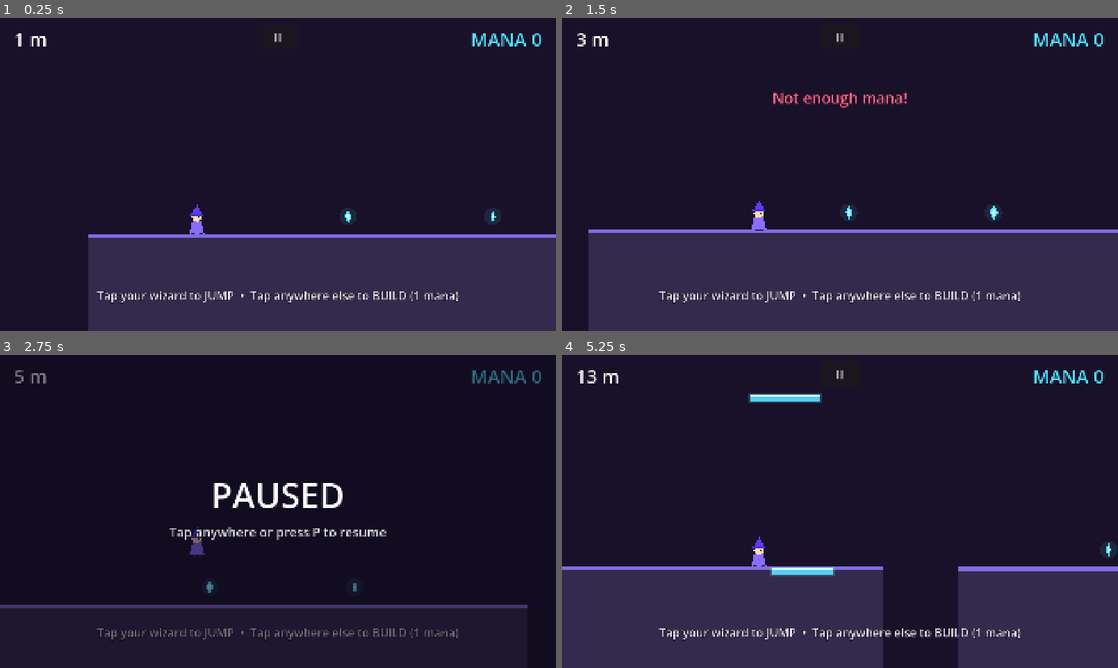
Above: before the commit, frames 1-4 (two rows, left to right).
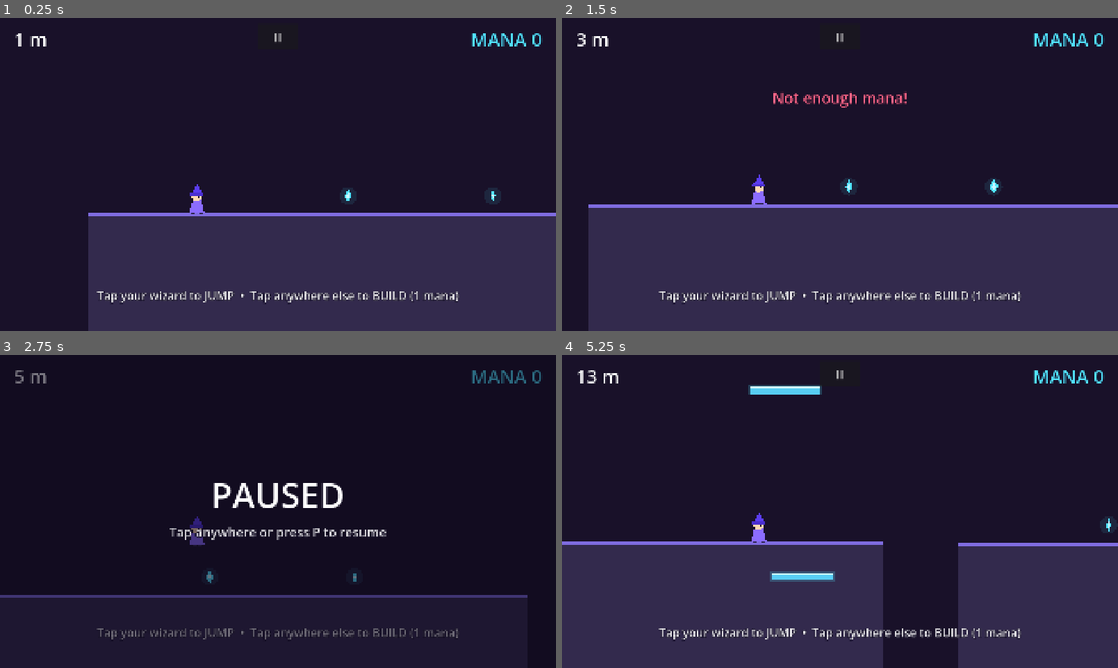
Above: after the commit, the same moments.

Repository: Larper/spellbros_mobile
Game: Godot game, scene res://scenes/main.tscn
The game is run twice, just before and just after one commit, with the same random seed, the same clock (stepped at 60 frames per second) and the same inputs.
Inputs (mouse positions are in pixels of both pictures, inside the frame that each line leads up to):
- Up to frame 1 (0.25 s): no input
- Up to frame 2 (1.5 s): click "II" at 0.5 s; tap Enter at 1.25 s; move the mouse to (962, 158) at 1.27 s; tap P at 1.35 s; click (962, 158) at 1.42 s
- Up to frame 3 (2.75 s): tap Space at 1.52 s; click "II" at 2 s
- Up to frame 4 (5.25 s): tap Enter at 2.75, 4.25, 5 s; move the mouse to (728, 527) at 2.77 s; tap R at 2.85, 5.1 s; click (728, 527) at 2.92 s; tap Space at 3.02 s; click "II" at 3.5 s; move the mouse to (895, 442) at 4.27 s; tap P at 4.35 s; click (895, 442) at 4.42 s; move the mouse to (812, 574) at 5.02 s; click (812, 574) at 5.17 s

The runs differ from the first frame. In frame 1, 6.8% of the frame differs, in the area x 15-100%, y 53-71%; in frame 2, 8.7%; in frame 3, 2.2%; in frame 4, 9.2%, in the area x 0-100%, y 9-73%.

Commit message:
Camera: replace fall-velocity bias with terrain lookahead + lower baseline
The velocity-based look-down pulsed with every jump arc and felt
sticky. The camera now frames slightly lower in general (-60 vs -150
offset) and eases down only when a chunk within 700 px ahead sits
lower, keeping the next pillar on screen during descents. Chunk tops
are static, so nothing moves with the jump. Main branch only, for
Neven to playtest before propagating.

Co-Authored-By: Claude Fable 5 <noreply@anthropic.com>

Diff:
--- a/scripts/main.gd
+++ b/scripts/main.gd
@@ -103,10 +103,28 @@
 
 
 func camera_target_y() -> float:
-	# Look down while falling so descents (downward stair waves, deep drops)
-	# reveal the pillars below before the player reaches them.
-	var fall_bias := clampf(player.velocity.y * 0.3, 0.0, 260.0)
-	return clampf(player.global_position.y - 150.0 + fall_bias, 150.0, 920.0)
+	# Frame the player with a slightly lower baseline than before, and ease
+	# further down when the terrain ahead sits lower, so the next pillar is
+	# already on screen while descending. Chunk tops are static world data,
+	# so this never pulses with the jump arc.
+	var target := player.global_position.y - 60.0
+	var ahead := _lowest_ground_ahead()
+	if ahead > 0.0:
+		target = maxf(target, minf(ahead - 450.0, player.global_position.y + 300.0))
+	return clampf(target, 150.0, 920.0)
+
+
+func _lowest_ground_ahead() -> float:
+	# Top y of the lowest chunk overlapping [player.x, player.x + 700]; 0 if none.
+	var px := player.global_position.x
+	var lowest := 0.0
+	for c in spawner.get_children():
+		var g := c as GroundChunk
+		if g == null:
+			continue
+		if g.position.x <= px + 700.0 and g.position.x + g.width >= px:
+			lowest = maxf(lowest, g.position.y)
+	return lowest
 
 
 func run_speed_for(d: float) -> float:
--- a/tests/smoke_test.gd
+++ b/tests/smoke_test.gd
@@ -62,19 +62,18 @@
 	print("TEST stompjump: vel %.0f -> %.0f (expect falling, then jump < -700)" % [fall_vel, p.velocity.y])
 	_check(p.velocity.y < -700.0, "stompjump")
 
-	# camera looks down while falling (descending-staircase visibility);
-	# pin the wizard at a mid-screen height so the clamp floor stays out of it
-	var vy_saved: float = p.velocity.y
+	# camera eases down when the terrain ahead sits lower (next-pillar visibility)
 	var y_saved: float = p.global_position.y
-	p.global_position.y = 800.0
-	p.velocity.y = 0.0
-	var t_level: float = main.camera_target_y()
-	p.velocity.y = 900.0
-	var t_fall: float = main.camera_target_y()
-	p.velocity.y = vy_saved
+	p.global_position.y = 500.0
+	var t_flat: float = main.camera_target_y()
+	var low_chunk := GroundChunk.new(300.0)
+	low_chunk.position = Vector2(p.global_position.x + 300.0, 1500.0)
+	main.spawner.add_child(low_chunk)
+	var t_low: float = main.camera_target_y()
+	low_chunk.queue_free()
 	p.global_position.y = y_saved
-	print("TEST camfall: target level %.0f, falling %.0f (expect falling >= 200 px lower)" % [t_level, t_fall])
-	_check(t_fall - t_level >= 200.0, "camera fall bias")
+	print("TEST camahead: target flat %.0f, low pillar ahead %.0f (expect >= 200 px lower)" % [t_flat, t_low])
+	_check(t_low - t_flat >= 200.0, "camera pillar lookdown")
 
 	# no-mana path must refuse to build
 	main.coins = 0
